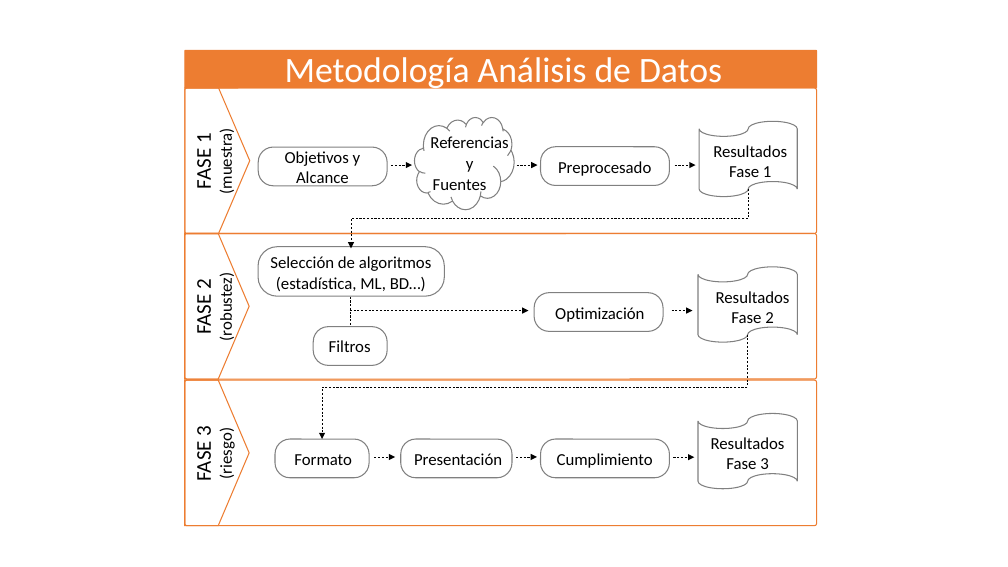
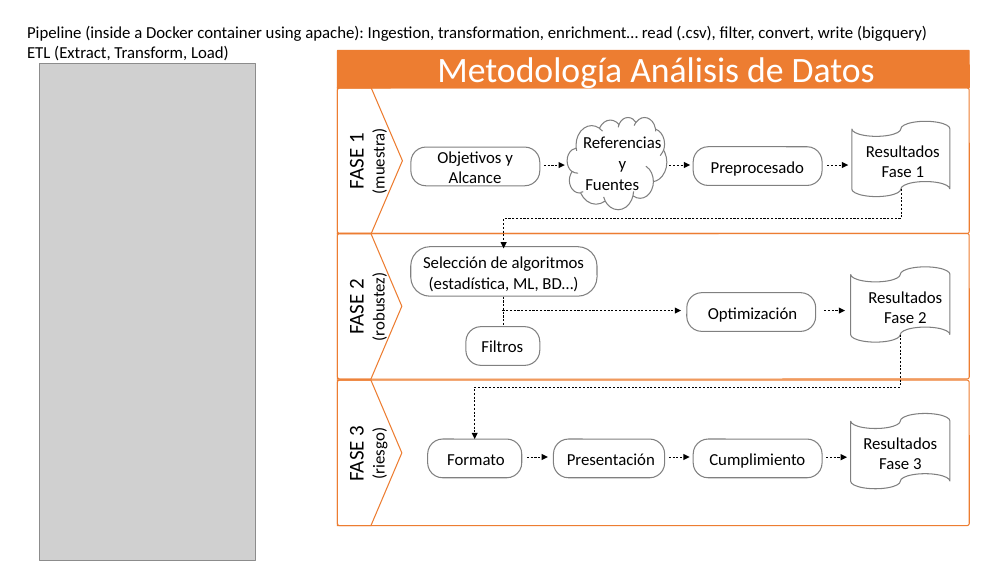
Before and after one commit to antoniojturel/cv, a slide deck: slide 5 of CV-AJTR.pptx. Drawn at 1008x567 pixels with LibreOffice and Linux fonts; fonts in the diff are those of the drawing; grey boxes stand for pictures. Boxes give left, top, right and bottom in pixels: in the first picture for what was removed or moved away, otherwise in the second. Text is boxed around its words. In the diff, an @@ line names an element or a change of style, - is before the commit and + after.

```diff
--- a/CV-AJTR.pptx
+++ b/CV-AJTR.pptx
@@ text added at box(27, 26, 927, 60), 16 pt, text #000000 @@
+Pipeline (inside a Docker container using apache): Ingestion, transformation, enrichment… read (.csv), filter, convert, write (bigquery)
+ETL (Extract, Transform, Load)
@@ picture added at box(40, 64, 256, 560) @@
@@ 8 rounded rectangles, 3 texts, 3 pentagon arrows, 2 arrows: place and size @@
-8 rounded rectangles, 3 texts, 3 pentagon arrows, 2 arrows at box(185, 51, 817, 526)
+8 rounded rectangles, 3 texts, 3 pentagon arrows, 2 arrows at box(337, 51, 969, 526)
@@ 14 texts, 6 arrows, 4 rounded rectangles, 3 flow chart punched tapes, 2 elbow arrows, 1 cloud, 1 line: place and size @@
-14 texts, 6 arrows, 4 rounded rectangles, 3 flow chart punched tapes, 2 elbow arrows, 1 cloud, 1 line at box(191, 117, 798, 489)
+14 texts, 6 arrows, 4 rounded rectangles, 3 flow chart punched tapes, 2 elbow arrows, 1 cloud, 1 line at box(344, 117, 951, 489)
```
Also in this commit, not shown: 2 other slides changed, 2 other files.
